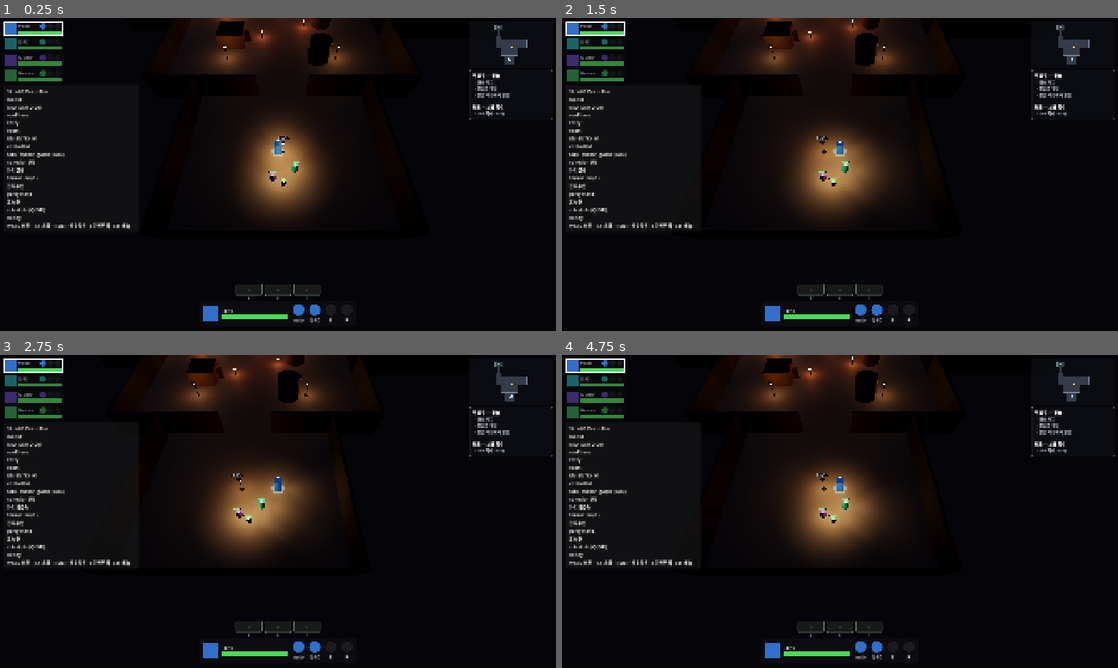
Above: before the commit, frames 1-4 (two rows, left to right).
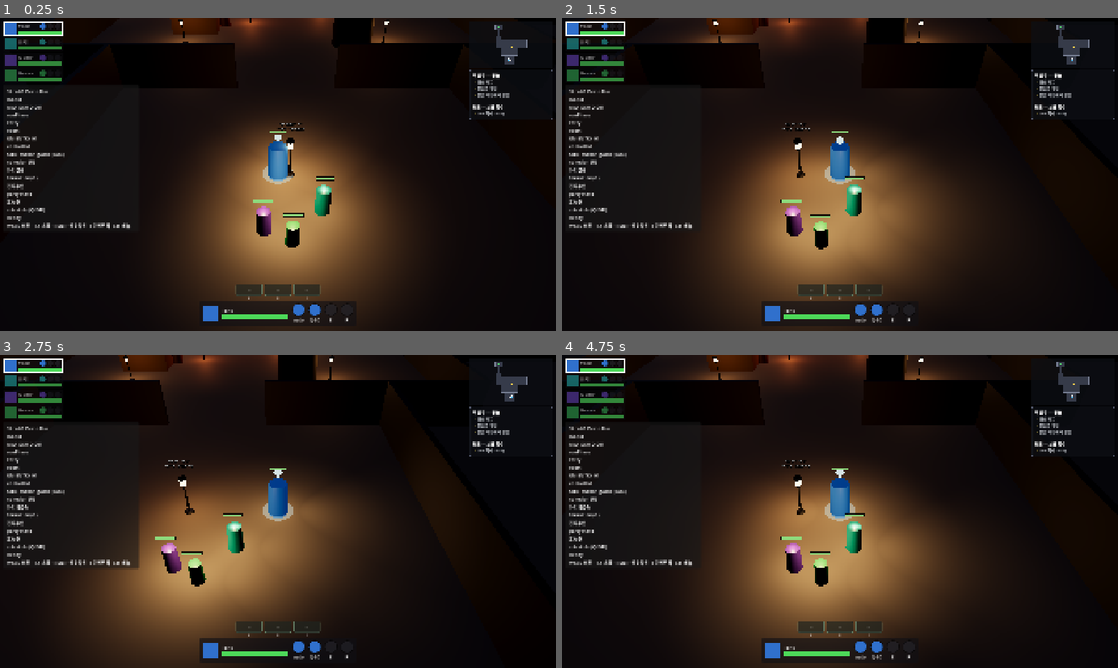
Above: after the commit, the same moments.

Repository: haepari1019/project_tdc_game
Game: Godot game, scene res://scenes/run/dungeon_run.tscn
The game is run twice, just before and just after one commit, with the same random seed, the same clock (stepped at 60 frames per second) and the same inputs. This scene is started directly instead of the project's main scene.
Inputs (mouse positions are in pixels of both pictures, inside the frame that each line leads up to):
- Up to frame 1 (0.25 s): no input
- Up to frame 2 (1.5 s): tap Enter at 0.5 s; move the mouse to (962, 158) at 0.52 s; hold D (move_right) 0.53-1.25 s; hold F (interact) 0.53-1.25 s; click (962, 158) at 0.67 s; drag from (728, 190) to (812, 237) at 1.27 s
- Up to frame 3 (2.75 s): tap Space at 2 s; move the mouse to (333, 442) at 2.02 s; hold D (move_right) from 2.03 s (still down); hold U (toggle_cohesion) from 2.03 s (still down); click (333, 442) at 2.17 s; tap F (interact) at 2.3 s
- Up to frame 4 (4.75 s): release D (move_right) at 2.75 s; release U (toggle_cohesion) at 2.75 s; drag from (812, 574) to (673, 464) at 2.77 s; tap Enter at 3.5 s; move the mouse to (1006, 558) at 3.52 s; hold A (move_left) 3.53-4.25 s; hold C (use_consumable_c) 3.53-4.25 s; click (1006, 558) at 3.67 s; tap F (interact) at 3.8 s; drag from (673, 464) to (756, 433) at 4.27 s

The runs differ from the first frame. In frame 1, 28% of the frame differs, in the area x 22-80%, y 0-100%; in frame 2, 30%; in frame 3, 31%, in the area x 9-82%, y 0-100%; in frame 4, 30%.

Commit message:
feat: 카메라 저각/아이소 + 스크롤줌 + 가림벽 see-through (wall_xray)
- camera_rig: 배치를 코드화(피치 40°·거리 19, fov 50). 스크롤=줌(12~24),
  [ / ]=피치 라이브 튜닝(콘솔에 값 출력) — sweet spot 박제용.
- wall_xray: 카메라와 살아있는 파티원 사이를 막는 벽/기둥을 매프레임 레이로 찾아
  투명(α0.16) 처리 → 저각에서 벽 뒤 파티가 보임. 더 이상 카메라가 벽에 막혀 안 보이지 않음.
- dungeon_run: 스크롤줌·피치키 입력 + wall_xray 배선.
- tscn: 에디터 uid 정규화 + Camera3D fov 84→50/far 500.

미해결(다음): 가린 영역 흑백+감광(LOS fog-of-war = F-011) — 별도 증분.

Co-Authored-By: Claude Opus 4.8 (1M context) <noreply@anthropic.com>

Diff:
--- a/scenes/run/dungeon_run.tscn
+++ b/scenes/run/dungeon_run.tscn
@@ -17,7 +17,6 @@
 ambient_light_color = Color(0.1, 0.1, 0.14, 1)
 ambient_light_energy = 0.35
 tonemap_mode = 3
-tonemap_exposure = 1.0
 tonemap_white = 6.0
 
 [node name="DungeonRun" type="Node3D"]
@@ -50,13 +49,13 @@
 [node name="Camera3D" type="Camera3D" parent="CameraPivot"]
 transform = Transform3D(1, 0, 0, 0, 0.438371, 0.898794, 0, -0.898794, 0.438371, 0, 20.5, 13.5)
 current = true
-fov = 84.0
+fov = 50.0
+far = 500.0
 
 [node name="DirectionalLight3D" type="DirectionalLight3D" parent="."]
 transform = Transform3D(0.866025, -0.353553, 0.353553, 0, 0.707107, 0.707107, -0.5, -0.612372, 0.612372, 0, 12, 0)
 light_color = Color(0.6, 0.65, 0.85, 1)
 light_energy = 0.12
-shadow_enabled = false
 
 [node name="PartyLight" type="Node3D" parent="."]
 script = ExtResource("8_partylight")
@@ -64,6 +63,8 @@
 [node name="HUD" type="CanvasLayer" parent="."]
 
 [node name="PartySheet" type="Control" parent="HUD"]
+layout_mode = 3
+anchors_preset = 0
 offset_left = 12.0
 offset_top = 12.0
 offset_right = 250.0
@@ -71,6 +72,8 @@
 script = ExtResource("6_partysheet")
 
 [node name="ControlledSheet" type="Control" parent="HUD"]
+layout_mode = 3
+anchors_preset = 12
 anchor_top = 1.0
 anchor_right = 1.0
 anchor_bottom = 1.0
--- a/scripts/run/controllers/camera_rig.gd
+++ b/scripts/run/controllers/camera_rig.gd
@@ -7,6 +7,21 @@
 
 # RMB + horizontal drag yaws the pivot around the controlled char.
 const YAW_SENS := 0.006  # radians per pixel of horizontal drag
+
+# Camera placement (code-driven so angle + zoom are tweakable + scroll-zoomable, overriding the
+# scene transform). Lower PITCH = more horizontal → better enemy silhouette/motion readability
+# for reading squad composition; 90 = top-down. DISTANCE = zoom (scroll wheel). ref: F-012.
+# Isometric framing (genre standard: Diablo/Lost Ark/Hades) — moderate angle + moderate distance.
+# Bird's-eye-far = detached "commander"; zoomed-close = cramped; shallow = camera behind walls.
+# Tunable live in-game: scroll = distance, [ / ] = pitch (console prints the values to bake).
+const PITCH_DEG := 40.0          # initial down-tilt (low cinematic; see-through handles wall occlusion)
+const PITCH_MIN := 30.0
+const PITCH_MAX := 65.0
+const DISTANCE_DEFAULT := 19.0   # a bit further out
+const DISTANCE_MIN := 12.0
+const DISTANCE_MAX := 24.0
+const ZOOM_STEP := 1.5           # metres per scroll notch
+const PITCH_STEP := 3.0          # degrees per [ / ] press
 
 # Swap glide — on 1~4 swap the pivot eases to the new char (accel/decel) instead of
 # teleporting; normal follow stays tight (no lag).
@@ -29,14 +44,39 @@
 var _kick: Vector3 = Vector3.ZERO          # world XZ; per-frame 화면기준으로 변환 적용
 var _cam_base_pos: Vector3 = Vector3.ZERO  # rig offset to add the directional kick on top of
 var _cam_base_rot: Vector3 = Vector3.ZERO  # base look angle to jitter (rotational shake)
+var _distance: float = DISTANCE_DEFAULT    # current zoom (scroll wheel)
+var _pitch: float = PITCH_DEG               # current down-tilt ([ / ] keys)
 
 
 func _ready() -> void:
-	_cam_base_pos = _camera.position
-	_cam_base_rot = _camera.rotation
+	_apply_placement()  # code-driven angle/distance (overrides the scene Camera3D transform)
 	# Face the dungeon's forward progression (+Z: Entry→Advance→Extraction) up-screen
 	# at entry, so W moves into the dungeon. RMB-drag rotates relative to this.
 	rotation.y = PI
+
+
+## Place the camera behind+above at PITCH_DEG, looking at the pivot (the controlled char).
+## Re-applied on zoom; updates the shake base so trauma/kick layer on top of the placement.
+func _apply_placement() -> void:
+	var p := deg_to_rad(_pitch)
+	_camera.position = Vector3(0.0, _distance * sin(p), _distance * cos(p))
+	_camera.rotation = Vector3(-p, 0.0, 0.0)  # look down `_pitch` toward the pivot origin
+	_cam_base_pos = _camera.position
+	_cam_base_rot = _camera.rotation
+
+
+## Scroll-zoom (dir = +1 in / -1 out), clamped. Keeps the look angle (dolly).
+func zoom(dir: int) -> void:
+	_distance = clampf(_distance - dir * ZOOM_STEP, DISTANCE_MIN, DISTANCE_MAX)
+	_apply_placement()
+	print("[CAM] pitch=%.0f°  distance=%.1f" % [_pitch, _distance])
+
+
+## Live pitch tune ([ / ] keys). Console prints the values so the chosen feel can be baked in.
+func adjust_pitch(delta_deg: float) -> void:
+	_pitch = clampf(_pitch + delta_deg, PITCH_MIN, PITCH_MAX)
+	_apply_placement()
+	print("[CAM] pitch=%.0f°  distance=%.1f" % [_pitch, _distance])
 
 
 ## Follow this node. `glide` eases over (swap transition); else resume tight follow.
--- /dev/null
+++ b/scripts/run/controllers/wall_xray.gd
@@ -0,0 +1,80 @@
+extends Node
+## Wall X-ray — fades any wall/obstacle that sits between the camera and the controlled
+## character, so the party stays visible when the (low cinematic) camera ends up behind a wall
+## or in an adjacent room. Per frame: raycast camera→character on the wall layer, fade the
+## hit segments' materials to near-transparent; restore segments no longer occluding.
+## Core of the see-through-walls system (outline/blur + camera-room fog = follow-up polish).
+## ref: F-012 camera.
+
+const WALL_LAYER := 1            # walls/obstacles collision layer (also used for LOS)
+const XRAY_ALPHA := 0.16         # faded wall opacity (see through, still faintly present)
+const MAX_OCCLUDERS := 5         # successive walls to fade along the line
+
+var _party: Node = null
+var _faded: Dictionary = {}      # MeshInstance3D -> StandardMaterial3D currently faded
+
+
+func setup(party: Node) -> void:
+	_party = party
+
+
+func _process(_delta: float) -> void:
+	var cam := get_viewport().get_camera_3d()
+	if cam == null or _party == null:
+		_restore_all()
+		return
+	var space := cam.get_world_3d().direct_space_state
+	var from: Vector3 = cam.global_position
+	var occluders: Dictionary = {}   # MeshInstance3D -> material (this frame)
+	# Fade walls that hide ANY living party member (not just the controlled one).
+	for m in _party.get_members():
+		if m == null or not is_instance_valid(m) or not m.is_alive():
+			continue
+		var to: Vector3 = (m as Node3D).global_position + Vector3(0.0, 1.0, 0.0)  # aim at torso
+		var exclude: Array = []
+		for _i in MAX_OCCLUDERS:
+			var q := PhysicsRayQueryParameters3D.create(from, to, WALL_LAYER)
+			q.exclude = exclude
+			var hit := space.intersect_ray(q)
+			if hit.is_empty():
+				break
+			exclude.append(hit.collider.get_rid())
+			var mi := _mesh_of(hit.collider)
+			if mi != null and mi.material_override is StandardMaterial3D:
+				occluders[mi] = mi.material_override
+	# Fade newly-occluding segments.
+	for mi in occluders:
+		if not _faded.has(mi):
+			_set_fade(occluders[mi], true)
+			_faded[mi] = occluders[mi]
+	# Restore segments that no longer occlude.
+	for mi in _faded.keys():
+		if not occluders.has(mi):
+			if is_instance_valid(mi):
+				_set_fade(_faded[mi], false)
+			_faded.erase(mi)
+
+
+func _mesh_of(collider: Object) -> MeshInstance3D:
+	if collider == null or not (collider is Node):
+		return null
+	for c in (collider as Node).get_children():
+		if c is MeshInstance3D:
+			return c
+	return null
+
+
+func _set_fade(mat: StandardMaterial3D, on: bool) -> void:
+	if on:
+		mat.transparency = BaseMaterial3D.TRANSPARENCY_ALPHA
+		mat.albedo_color.a = XRAY_ALPHA
+	else:
+		mat.transparency = BaseMaterial3D.TRANSPARENCY_DISABLED
+		mat.albedo_color.a = 1.0
+
+
+func _restore_all() -> void:
+	for mi in _faded.keys():
+		if is_instance_valid(mi):
+			_set_fade(_faded[mi], false)
+	_faded.clear()
--- a/scripts/run/dungeon_run.gd
+++ b/scripts/run/dungeon_run.gd
@@ -7,6 +7,7 @@
 const InventoryUI := preload("res://scripts/ui/inventory/inventory_ui.gd")
 const Chest := preload("res://scripts/world/objects/chest.gd")
 const InteractionController := preload("res://scripts/run/controllers/interaction_controller.gd")
+const WallXray := preload("res://scripts/run/controllers/wall_xray.gd")
 const Door := preload("res://scripts/world/objects/door.gd")
 const ItemDrop := preload("res://scripts/world/objects/item_drop.gd")
 const Trap := preload("res://scripts/world/hazards/trap.gd")
@@ -66,6 +67,7 @@
 var _inventory_ui: InventoryUI
 # World interaction (E) — chest/door proximity prompts.
 var _interaction: InteractionController
+var _wall_xray: WallXray
 var _interact_prompt: Label
 # Enemy inspect (LMB click) — top-center portrait/HP panel.
 var _enemy_info: EnemyInfo
@@ -205,6 +207,9 @@
 	_interaction = InteractionController.new()
 	add_child(_interaction)
 	_interaction.setup(_party, _interact_prompt, _inventory_ui)
+	_wall_xray = WallXray.new()  # fade walls between camera and the controlled char (see-through)
+	add_child(_wall_xray)
+	_wall_xray.setup(_party)
 	# Quest tracker (top-right, below the reserved minimap space).
 	var quest := QuestTracker.new()
 	$HUD.add_child(quest)
@@ -272,6 +277,24 @@
 		if lb.button_index == MOUSE_BUTTON_LEFT and lb.pressed:
 			_select_enemy_under_mouse()
 			return
+	# Scroll wheel = zoom the camera (WoW-style dolly; keeps the look angle).
+	if event is InputEventMouseButton:
+		var wheel := event as InputEventMouseButton
+		if wheel.pressed and wheel.button_index == MOUSE_BUTTON_WHEEL_UP:
+			_camera_rig.zoom(1)   # in
+			return
+		if wheel.pressed and wheel.button_index == MOUSE_BUTTON_WHEEL_DOWN:
+			_camera_rig.zoom(-1)  # out
+			return
+	# Camera pitch tune (dev): [ / ] tilt the angle; console prints pitch/distance to bake in.
+	if event is InputEventKey and event.pressed and not event.echo:
+		var kc := (event as InputEventKey).physical_keycode
+		if kc == KEY_BRACKETLEFT:
+			_camera_rig.adjust_pitch(-3.0)   # tilt toward horizontal
+			return
+		if kc == KEY_BRACKETRIGHT:
+			_camera_rig.adjust_pitch(3.0)    # tilt toward top-down
+			return
 	# RMB: drag = camera orbit; a click (negligible drag) = interact the nearest object.
 	# (E is reserved for a future sub-skill, so world interaction uses the right mouse.)
 	if event is InputEventMouseButton:
Not shown: 1 places in scenes/run/dungeon_run.tscn that only renumber resources
Not shown, added: scripts/run/controllers/wall_xray.gd.uid
